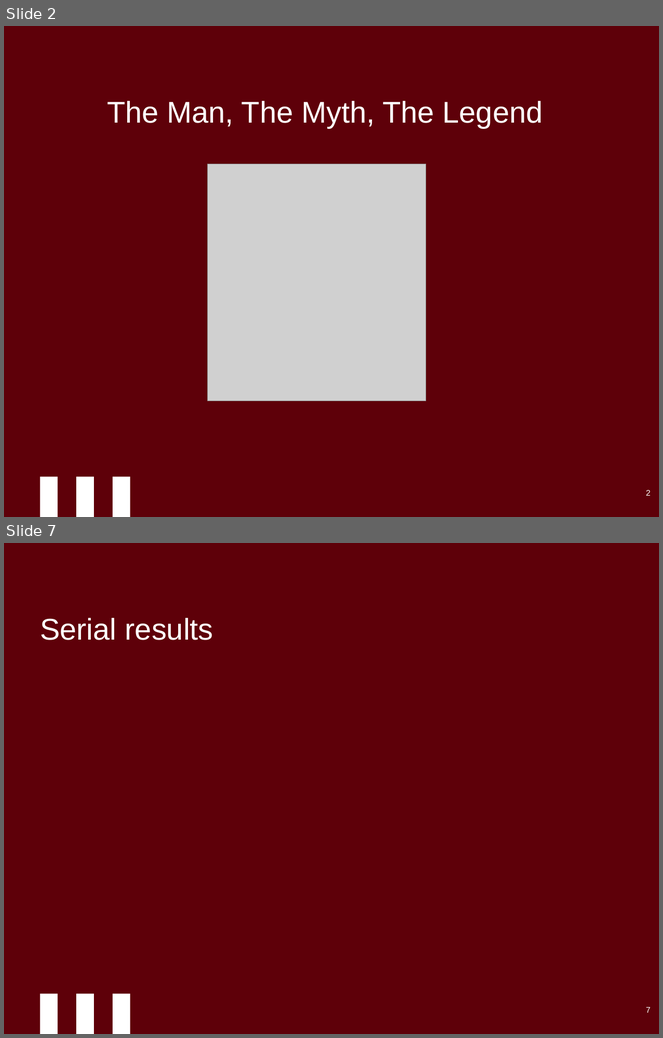
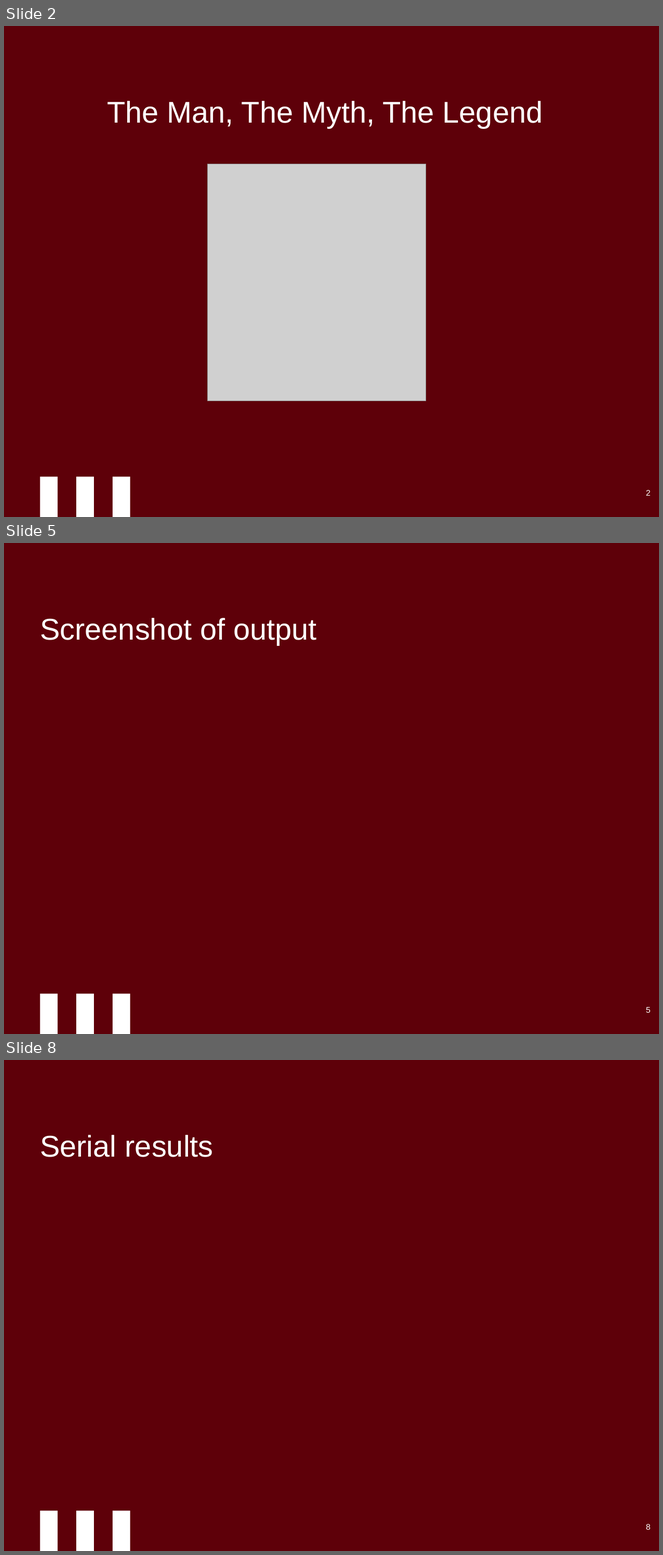
Before and after one commit to MarkRMahan/CSC-338-Group-Project, a slide deck: Parallelizing Dijkstras Algorithm.pptx. Shown one above the other, each under a label of ours: slides 2 and 7 before the commit, slides 2, 5 and 8 after it; the slides between them are not shown. The pictures are 663x1038 and 663x1555 pixels, drawn with LibreOffice and Linux fonts; fonts in the diff are those of the drawing; grey boxes stand for pictures; background and template pictures are left out. Boxes give left, top, right and bottom in pixels: in the first picture for what was removed or moved away, otherwise in the second. Text is boxed around its words. In the diff, an @@ line names an element or a change of style, - is before the commit and + after.

```diff
--- a/Parallelizing Dijkstras Algorithm.pptx
+++ b/Parallelizing Dijkstras Algorithm.pptx
@@ slide 5 added at box(4, 543, 659, 1034), background #5E0009; not listed: 3 template elements that a slide beside it also shows @@
@@ title added at box(40, 618, 317, 645), 33 pt, text #FFFFFF @@
+Screenshot of output
@@ page number added at box(646, 1007, 651, 1013), 9 pt, text #FFFFFF @@
+5
@@ what was slide 7 is now slide 8 @@
@@ page number at box(646, 1524, 651, 1530): text changed @@
-7
+8
```
Also in this commit, not shown: 6 slides changed.
